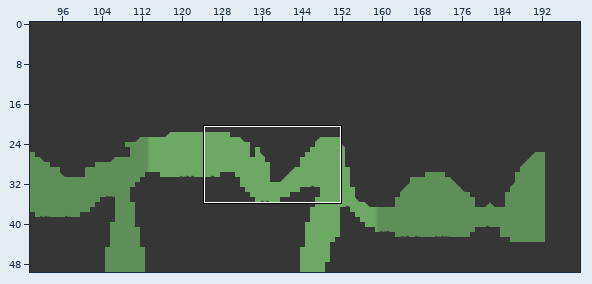
A Tiled map gets an edit: MyGame/Game/maps/TiledMap_2.tmx. Above: a wide view before the commit, with the close-up outlined.
Close-up. Before:
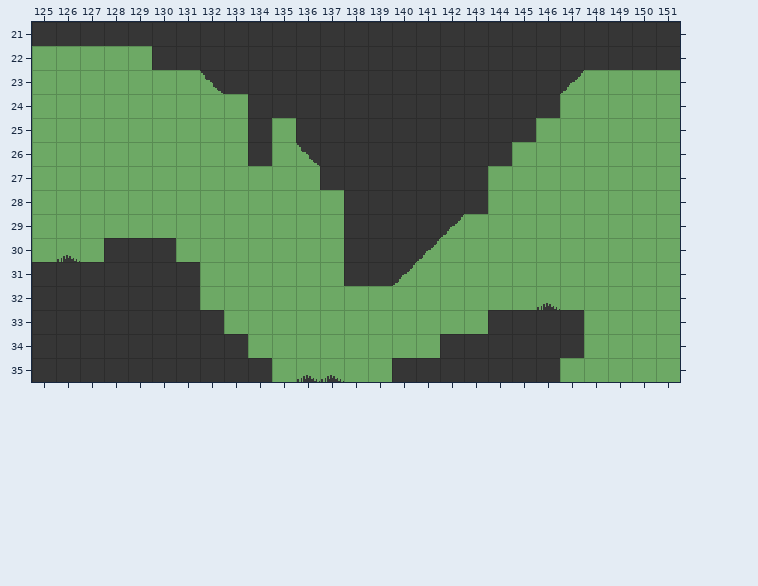
Cells are 16x16 px. Shown: x 125..151, y 21..35. The commit also changed other parts of the map, which this record leaves out.
The result:
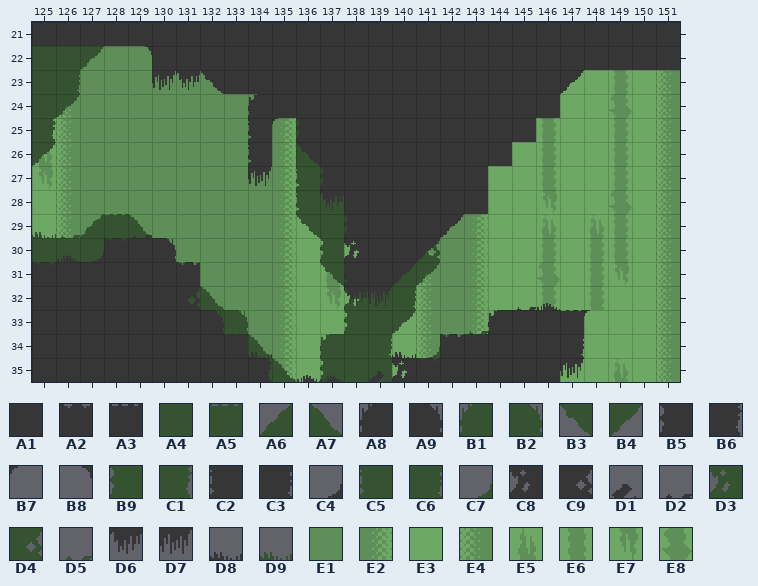
Key: from "1a Capa": A1 0, A2 2, A3 3, A4 4, A5 7, A6 14, A7 15, A8 16, A9 17, B1 20, B2 21, B3 22, B4 23, B5 24, B6 25, B7 26, B8 27, B9 28, C1 29, C2 32, C3 33, C4 35, C5 36, C6 37, C7 39, C8 40, C9 41, D1 42, D2 43, D3 44, D4 45, D5 47, D6 48, D7 49, D8 50, D9 54, E1 56, E2 57, E3 58, E4 59, E5 60, E6 61, E7 62, E8 63.
__ is an empty cell, ## one hidden under a higher layer.
Difference:
Layer "3rd Layer":
y 22: x 126..129 E3 E3 E3 E3 -> ## E1 E1 E1
y 23: x 126..132 E3 E3 E3 E3 E3 E3 E3 -> E4 E1 E1 E1 E1 E1 E1; x 149 E3 -> E6; x 151 E3 -> E4
y 24: x 126..134 E3 E3 E3 E3 E3 E3 E3 E3 ## -> E4 E1 E1 E1 E1 E1 E1 E1 E1; x 149 E3 -> E8; x 151 E3 -> E4
y 25: x 126..135 E3 E3 E3 E3 E3 E3 E3 E3 ## E3 -> E4 E1 E1 E1 E1 E1 E1 E1 E1 E2; x 146 E3 -> E6; x 149 E3 -> E6; x 151 E3 -> E4
y 26: x 125..135 E3 E3 E3 E3 E3 E3 E3 E3 E3 ## E3 -> E5 E4 E1 E1 E1 E1 E1 E1 E1 E1 E2; x 146 E3 -> E6; x 149 E3 -> E6; x 151 E3 -> E4
y 27: x 125..135 E3 E3 E3 E3 E3 E3 E3 E3 E3 E3 E3 -> E7 E4 E1 E1 E1 E1 E1 E1 E1 E1 E2; x 146 E3 -> E6; x 149 E3 -> E6; x 151 E3 -> E4
y 28: x 126..135 E3 E3 E3 E3 E3 E3 E3 E3 E3 E3 -> E4 E1 E1 E1 E1 E1 E1 E1 E1 E2; x 137 E3 -> ##; x 146 E3 -> E7; x 149 E3 -> E8; x 151 E3 -> E4
y 29: x 126..135 E3 E3 E3 E3 E3 E3 E3 E3 E3 E3 -> E4 E1 E1 E1 E1 E1 E1 E1 E1 E2; x 137 E3 -> ##; x 142..143 E3 E3 -> E1 E2; x 146 E3 -> E5; x 148..149 E3 E3 -> E5 E6; x 151 E3 -> E4
y 30: x 126..127 E3 E3 -> ## ##; x 130..135 ## E3 E3 E3 E3 E3 -> E1 E1 E1 E1 E1 E2; x 137 E3 -> E8; x 141..143 E3 E3 E3 -> E4 E1 E2; x 146 E3 -> E6; x 148..149 E3 E3 -> E6 E6; x 151 E3 -> E4
y 31: x 131..135 ## E3 E3 E3 E3 -> E1 E1 E1 E1 E2; x 137 E3 -> E6; x 141..143 E3 E3 E3 -> E4 E1 E2; x 146 E3 -> E8; x 148..149 E3 E3 -> E6 E7; x 151 E3 -> E4
y 32: x 132..135 E3 E3 E3 E3 -> E1 E1 E1 E2; x 137 E3 -> E7; x 139 E3 -> ##; x 141..143 E3 E3 E3 -> E4 E1 E2; x 146 E3 -> E6; x 148 E3 -> E6; x 151 E3 -> E4
y 33: x 133..135 E3 E3 E3 -> E1 E1 E2; x 139 E3 -> ##; x 141..143 E3 E3 E3 -> E4 E1 E2; x 151 E3 -> E4
y 34: x 134..135 E3 E3 -> E1 E2; x 137 E3 -> E5; x 139 E3 -> E6; x 141..142 E3 ## -> E4 E1; x 151 E3 -> E4
y 35: x 135 E3 -> E2; x 137 E3 -> E6; x 139 E3 -> ##; x 149 E3 -> E5; x 151 E3 -> E4
Layer "2nd Layer":
y 22: x 125..127 __ __ __ -> A4 A4 B4
y 23: x 125..126 __ __ -> A4 C6
y 24: x 125..126 __ __ -> A4 B4
y 25: x 125 __ -> C1; x 136 __ -> A4
y 26: x 125 __ -> B4; x 136 __ -> A4
y 27..28: x 136..137 __ __ -> C5 A4
y 29: x 125..129 __ __ __ __ __ -> D9 D5 A6 A5 A7; x 136..138 __ __ __ -> B3 A4 A4
y 30: x 125..128 __ __ __ __ -> A4 A4 A4 A4; x 137 __ -> B9; x 141 __ -> D4
y 31: x 125 __ -> A4; x 137..138 __ __ -> B3 A4; x 140..141 __ __ -> A4 B4
y 32: x 131..132 __ __ -> A4 A7; x 138..140 __ __ __ -> D3 A4 C6
y 33: x 132..133 __ __ -> A4 B2; x 138..140 __ __ __ -> B9 A4 B4; x 143 __ -> D5
y 34: x 133..134 __ __ -> A4 A7; x 137..139 __ __ __ -> B1 A4 C6; x 141 __ -> C7; x 143 __ -> A4
y 35: x 134..135 __ __ -> A4 A7; x 137..139 __ __ __ -> B9 A4 A4; x 141 __ -> A4
Layer "1st Layer":
y 22: x 129 __ -> B8
y 23: x 130..131 __ __ -> D7 D6
y 24: x 134 A1 -> A8
y 25: x 134..136 A1 __ A1 -> C2 B7 B5
y 26: x 134 A1 -> C2
y 27: x 134 __ -> D7; x 137 A1 -> B5
y 28: x 137 __ -> D6
y 29: x 129 __ -> D2; x 138 A1 -> B5
y 30: x 127..128 __ A1 -> C4 A2; x 130 A1 -> A9; x 138 A1 -> C8
y 31: x 125 A1 -> A2; x 131 A1 -> A2; x 138 A1 -> C2
y 32: x 131 A1 -> C9; x 138..139 __ __ -> D6 D7; x 145 __ -> D2
y 33: x 132 A1 -> A9; x 144 A1 -> A8; x 147..148 A1 __ -> A3 B7
y 34: x 133..134 A1 __ -> A3 D8; x 140 __ -> D8; x 142..143 A1 A1 -> A2 A3; x 147 A1 -> C3
y 35: x 134 A1 -> B6; x 139..141 __ A1 A1 -> D1 C8 A2; x 147 __ -> D7
